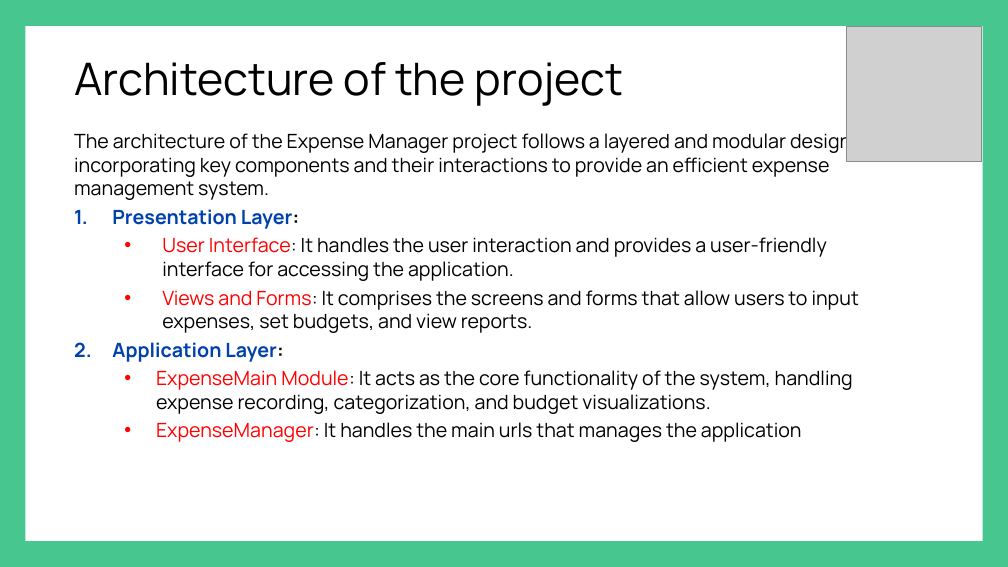
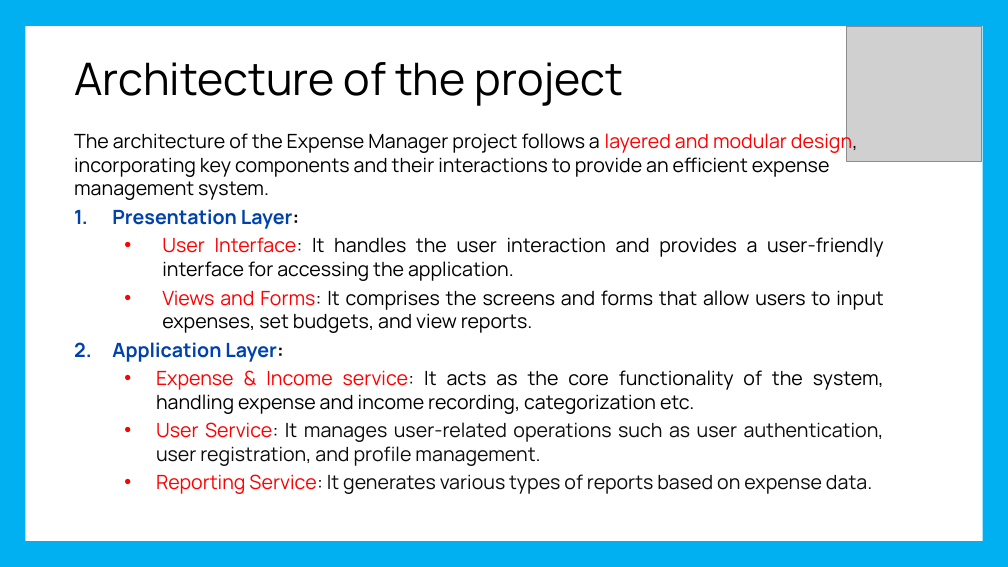
Before and after one commit to nithin200051/ExpenseManager, a slide deck: slide 5 of ExpenseManager-main/Project Presentation/Expense PPT.pptx. Drawn at 1008x567 pixels with LibreOffice and Linux fonts; fonts in the diff are those of the drawing; grey boxes stand for pictures. Boxes give left, top, right and bottom in pixels: in the first picture for what was removed or moved away, otherwise in the second. Text is boxed around its words. In the diff, an @@ line names an element or a change of style, - is before the commit and + after.

```diff
--- a/ExpenseManager-main/Project Presentation/Expense PPT.pptx
+++ b/ExpenseManager-main/Project Presentation/Expense PPT.pptx
@@ background #47C78F to #00B0F0 @@
@@ text at (74, 130, 884, 362): text colour #000000 to #FF0000 in "layered and modular design,"; alignment left to justified @@
@@ text at (156, 370, 884, 494): text changed; text colour #000000 to #0D0D0D @@
-  • ExpenseMain Module: It acts as the core functionality of the system, handling expense recording, categorization, and budget visualizations.
-  • ExpenseManager: It handles the main urls that manages the application
+  • Expense & Income service: It acts as the core functionality of the system, handling expense and income recording, categorization etc.
+  • User Service: It manages user-related operations such as user authentication, user registration, and profile management.
+  • Reporting Service: It generates various types of reports based on expense data.
```
Also in this commit, not shown: 13 other slides changed.
